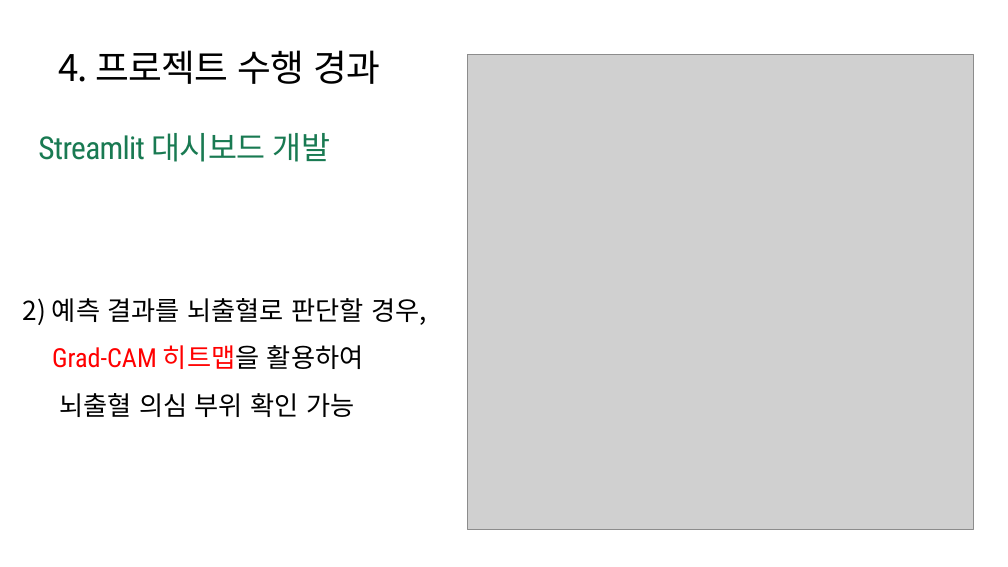
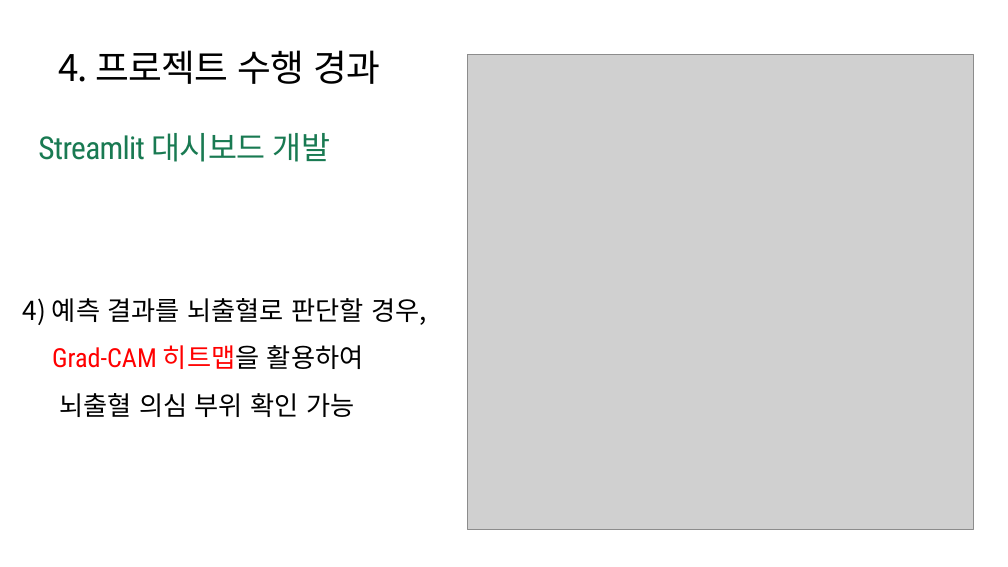
Before and after one commit to parkahjin/brain-hemorrhage, a slide deck: slide 19 of Slide/B팀_Claude_뇌출혈 조기 진단 프로젝트.pptx. Drawn at 1008x567 pixels with LibreOffice and Linux fonts; fonts in the diff are those of the drawing; grey boxes stand for pictures. Boxes give left, top, right and bottom in pixels: in the first picture for what was removed or moved away, otherwise in the second. Text is boxed around its words. In the diff, an @@ line names an element or a change of style, - is before the commit and + after.

```diff
--- a/Slide/B팀_Claude_뇌출혈 조기 진단 프로젝트.pptx
+++ b/Slide/B팀_Claude_뇌출혈 조기 진단 프로젝트.pptx
@@ text at (x1=23, y1=298, x2=427, y2=325): text changed @@
-2) 예측 결과를 뇌출혈로 판단할 경우,
+4) 예측 결과를 뇌출혈로 판단할 경우,
```
Also in this commit, not shown: 2 other slides changed, 4 other files.
